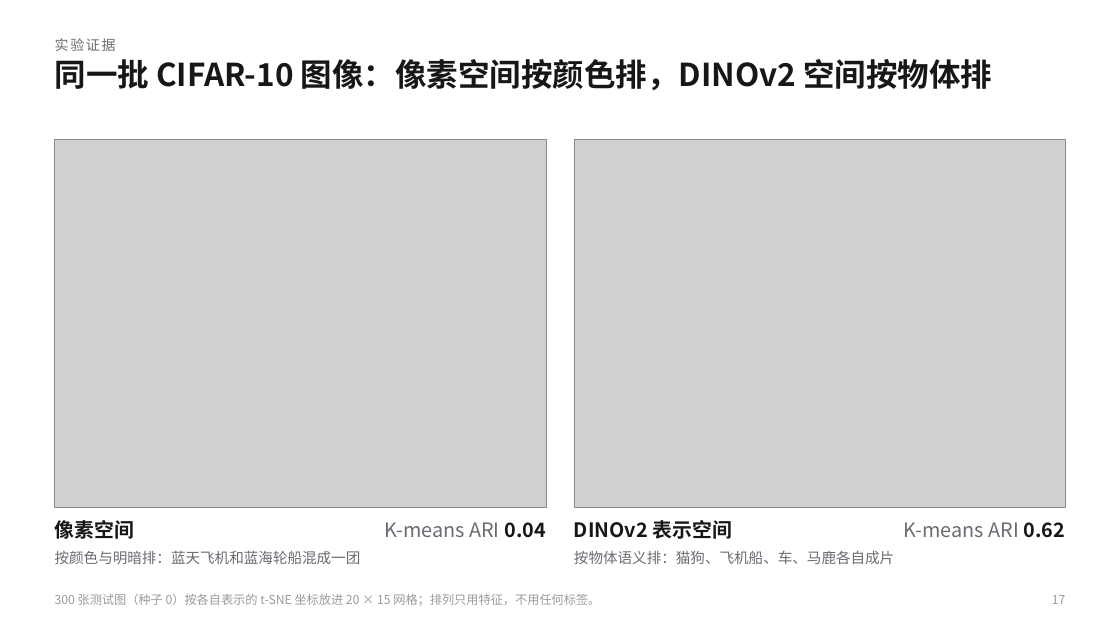
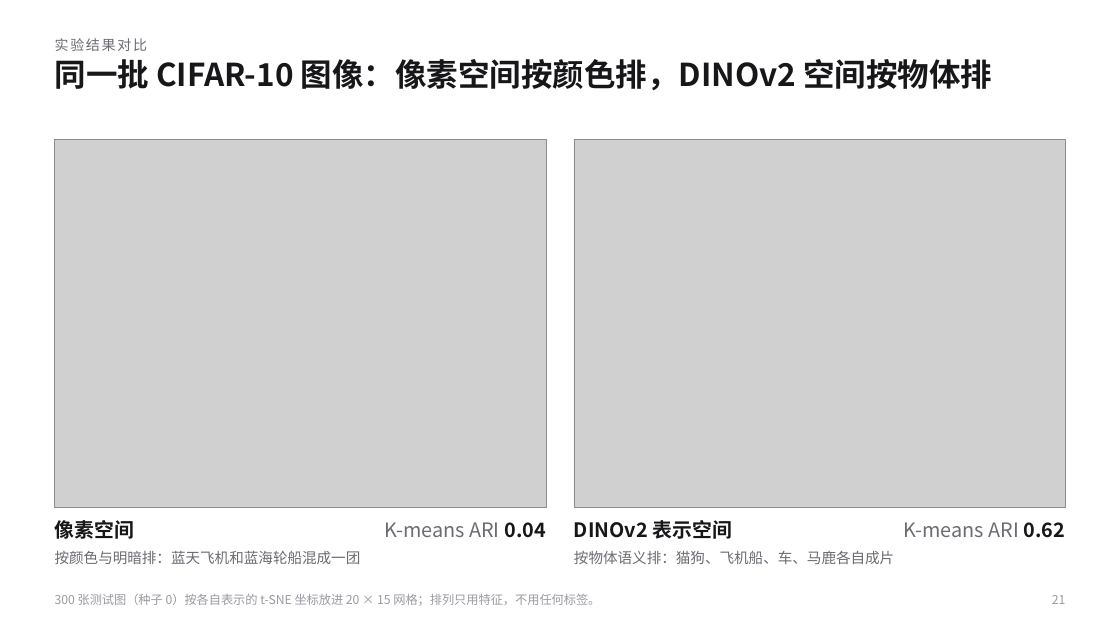
Before and after one commit to KQYaili/DeepClustering-Survey, a slide deck: slide 21 of presentation/deep-clustering-evolution-selection-guide.pptx (slide 17 before the commit). Drawn at 1120x630 pixels with LibreOffice and Linux fonts; fonts in the diff are those of the drawing; grey boxes stand for pictures. Boxes give left, top, right and bottom in pixels: in the first picture for what was removed or moved away, otherwise in the second. Text is boxed around its words. In the diff, an @@ line names an element or a change of style, - is before the commit and + after.

```diff
--- a/presentation/deep-clustering-evolution-selection-guide.pptx
+++ b/presentation/deep-clustering-evolution-selection-guide.pptx
@@ text at (55, 38, 148, 51): text changed @@
-实验证据
+实验结果对比
@@ text at (1052, 595, 1066, 604): text changed @@
-17
+21
```
Also in this commit, not shown: 11 other slides changed, 5 slides added, 1 slide removed, 33 other files.
